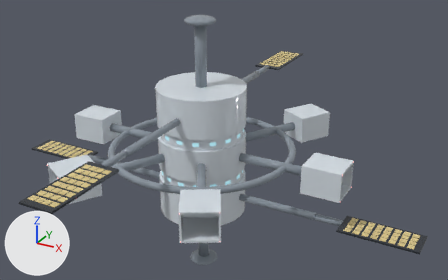
Before and after pictures for a commit that changed the glTF model assets/models/station.glb.
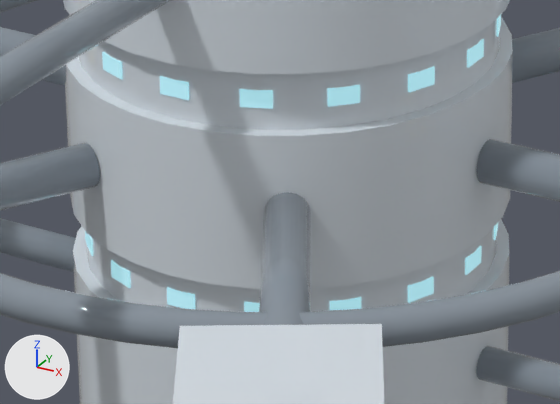
Each version is shown whole from a camera (50 mm lens) standing at (6.67, -11.1, 5.87) and looking at (0.4, 0.31, 0.17), then close up on the part from 32% to 57% of the width and 45% to 73% of the height. Lighting does not change. The marker at lower left points along +X, +Y and +Z. The first two pictures are the older version. Where no turn or scale is listed for an object, it has been applied to the vertices.

Objects in the first close-up: 'cargo_docks', 'core_band_windows', 'core_main', 'mid_dock_struts', 'mid_ring', 'mid_solar_booms'.
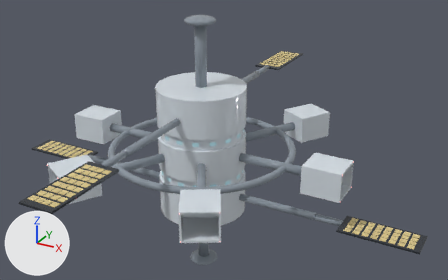
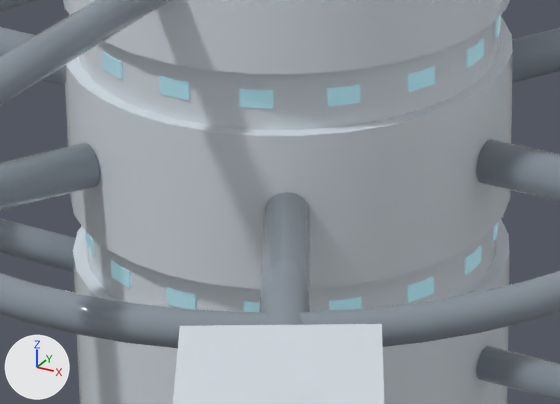
Location of each change, [x1, y1, x2, y2] in pixels of the close-ups (560 x 404 px):
'core_band_windows', recoloured
    both: [85, 15, 501, 312]

The change in detail:
In material 'window_gunmetal_blue_mat' (mat_window_gunmetal_blue_mat), emission_color goes from (0.261, 0.544, 0.6) (cyan #8cc3cb) to (0.131, 0.272, 0.3) (cyan #658e95).
